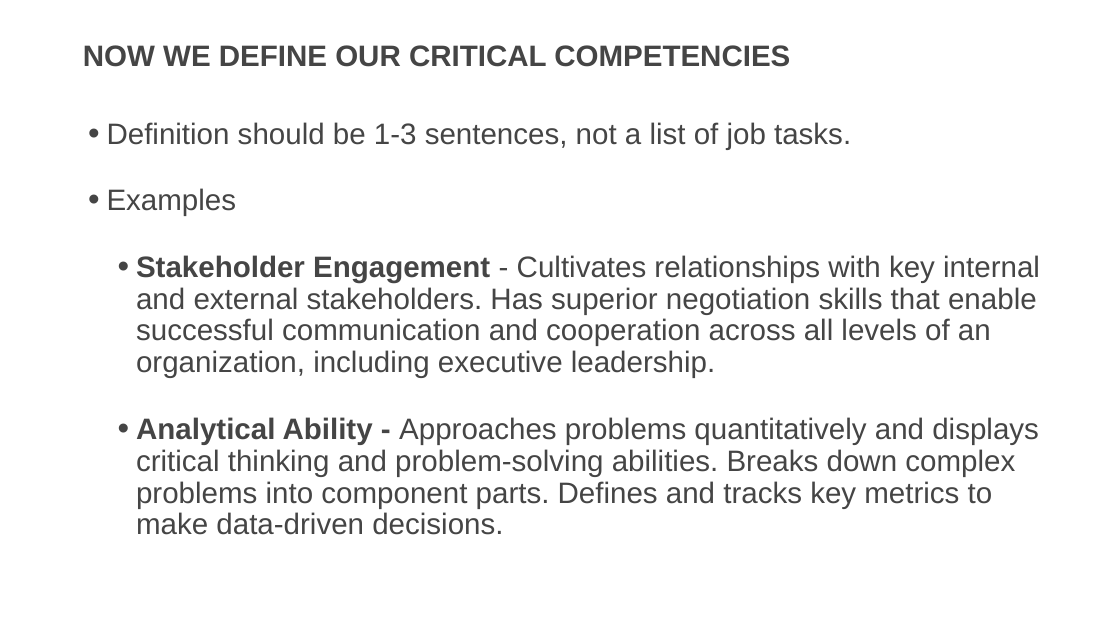
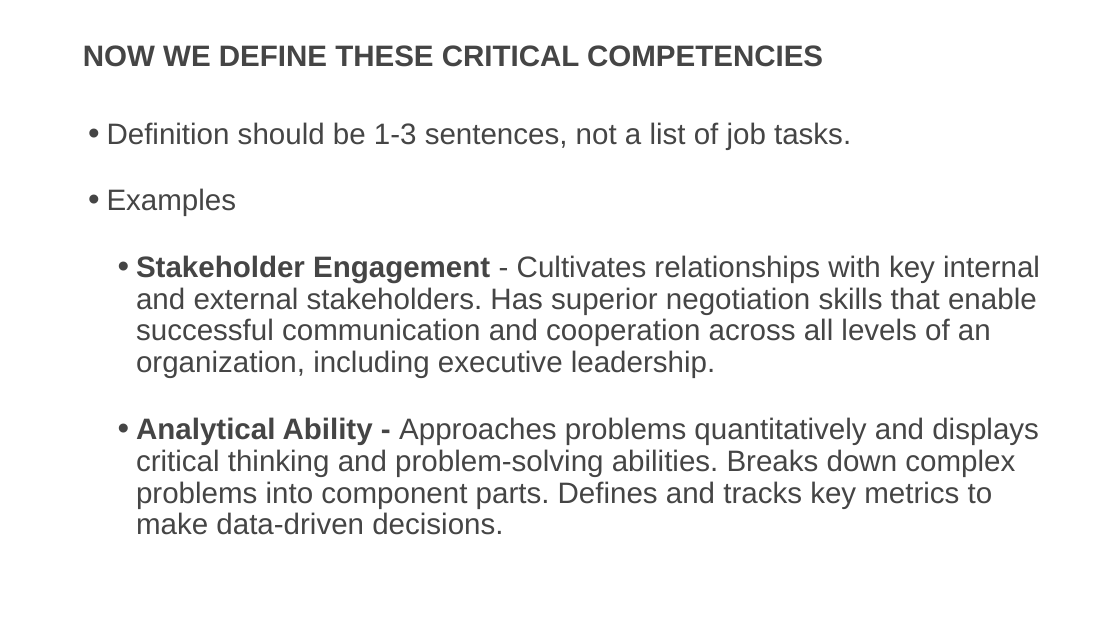
Before and after one commit to usds/SME-QA-Website, a slide deck: slide 12 of toolkit/job-analysis/job-analysis-presentation.pptx. Drawn at 1120x630 pixels with LibreOffice and Linux fonts; fonts in the diff are those of the drawing. Boxes give left, top, right and bottom in pixels: in the first picture for what was removed or moved away, otherwise in the second. Text is boxed around its words. In the diff, an @@ line names an element or a change of style, - is before the commit and + after.

```diff
--- a/toolkit/job-analysis/job-analysis-presentation.pptx
+++ b/toolkit/job-analysis/job-analysis-presentation.pptx
@@ title at (83,45,823,67): text changed @@
-NOW WE DEFINE OUR CRITICAL COMPETENCIES
+NOW WE DEFINE THESE CRITICAL COMPETENCIES
```
Also in this commit, not shown: 5 other slides changed, 1 slide added.
